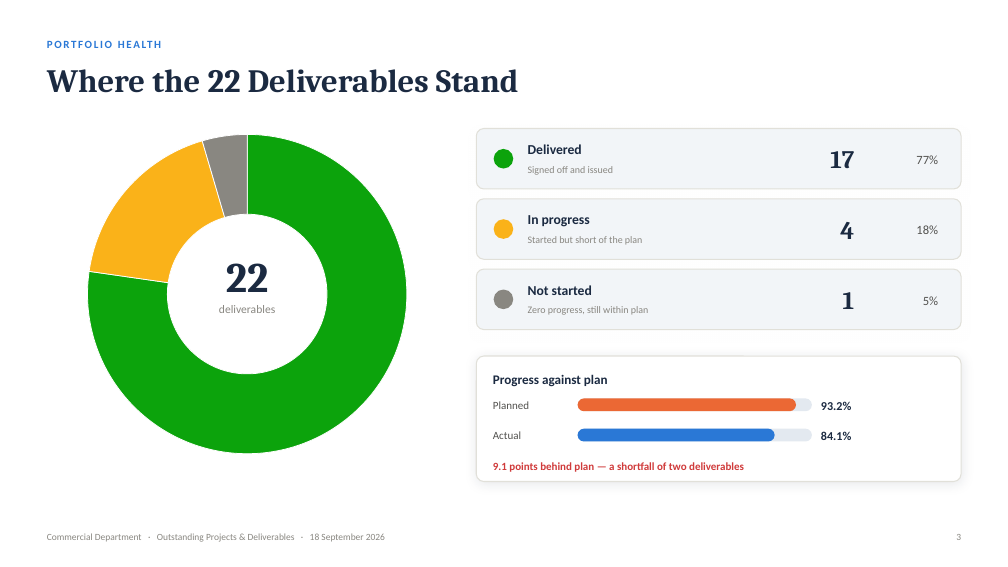
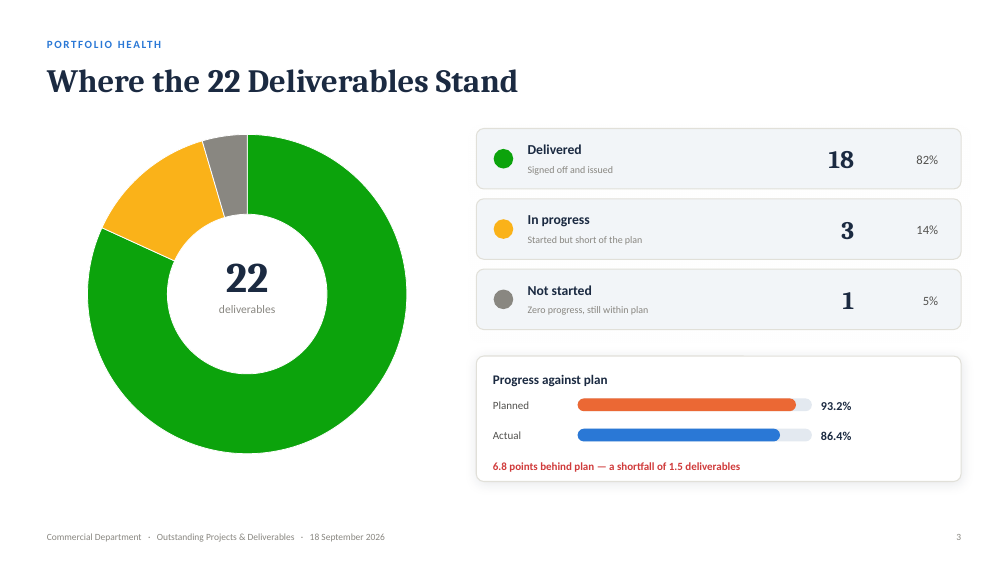
Before and after one commit to OnukpaTay/OnukpaTay, a slide deck: slide 3 of commercial-deliverables-2026-09-18/Commercial_Department_Deliverables_Sep2026.pptx. Drawn at 1008x567 pixels with LibreOffice and Linux fonts; fonts in the diff are those of the drawing. Boxes give left, top, right and bottom in pixels: in the first picture for what was removed or moved away, otherwise in the second. Text is boxed around its words. In the diff, an @@ line names an element or a change of style, - is before the commit and + after.

```diff
--- a/commercial-deliverables-2026-09-18/Commercial_Department_Deliverables_Sep2026.pptx
+++ b/commercial-deliverables-2026-09-18/Commercial_Department_Deliverables_Sep2026.pptx
@@ doughnut chart at (47, 124, 448, 464) @@
@@ Series 1, Delivered: 77 to 82 @@
@@ Series 1, In progress: 18 to 14 @@
@@ text at (829, 151, 855, 168): text changed @@
-17
+18
@@ text at (916, 155, 938, 164): text changed @@
-77%
+82%
@@ text at (841, 222, 854, 239): text changed @@
-4
+3
@@ text at (916, 225, 938, 234): text changed @@
-18%
+14%
@@ rounded rectangle: place and size @@
-rounded rectangle at (578, 429, 775, 442)
+rounded rectangle at (578, 429, 780, 442)
@@ text at (821, 431, 851, 440): text changed @@
-84.1%
+86.4%
@@ text at (493, 462, 740, 472): text changed @@
-9.1 points behind plan — a shortfall of two deliverables
+6.8 points behind plan — a shortfall of 1.5 deliverables
```
Also in this commit, not shown: 7 other slides changed, 1 slide removed, 3 other files.
